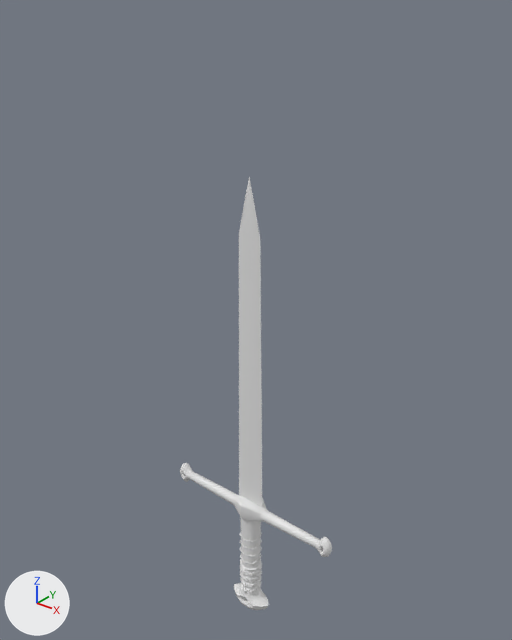
The FBX model wizcape/Assets/Models/Weapons/Sword/sword.fbx, before and after one commit.
Before and after are seen from a 50 mm camera at (1.063, -1.303, 1.559) aimed at (-0.027, 0.06, 0.715). Lighting does not change. The marker at lower left points along +X, +Y and +Z. Where no turn or scale is listed for an object, it has been applied to the vertices.

Script lines for the objects in view, before the commit:
```python
me_cylinder_002 = bpy.data.meshes.new('Cylinder.002')
me_cylinder_002.from_pydata(...)  # 1584 vertices, 1608 faces; spans x -0.288..0.288, y -0.048..0.048, z -0.286..1.127
# before: 189 (0.0, 0.0, 1.127) at pixel (249, 176), 190 (0.0, -0.005, 1.081) at pixel (248, 195), 191 (0.012, 0.0, 1.081) at pixel (252, 196), 192 (0.0, -0.005, 0.975) at pixel (248, 237), 193 (0.035, 0.0, 0.975) at pixel (260, 239)
# before: 717 (-0.012, 0.0, 1.081) at pixel (245, 194), 718 (-0.035, 0.0, 0.975) at pixel (238, 234), 1096 (0.0, 0.005, 1.081)
ob_sword = bpy.data.objects.new('Sword', me_cylinder_002)
ob_sword.location = (0.0, 0.0, 0.0)
```
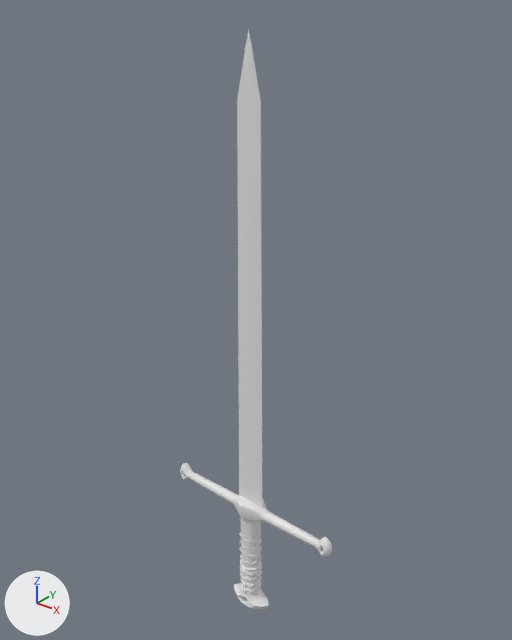
The newer file is also rescaled (x0.718) as a whole; pictures and numbers use the older file's frame.

Where the change shows, as pixel boxes [x1, y1, x2, y2] in the pictures (512 x 640 px; the box of a moved part takes in the faces that stretch with it):
'Sword', reshaped (34% taller): before [180, 178, 332, 610]; after [180, 29, 332, 610]
part 1 of me_cylinder_002, moved or reshaped: before [239, 178, 261, 387]; after [237, 29, 262, 387]

The change, as a diff of the scene's bpy script:
```diff
--- a/wizcape/Assets/Models/Weapons/Sword/sword.fbx.py
+++ b/wizcape/Assets/Models/Weapons/Sword/sword.fbx.py
@@ me_cylinder_002 @@
 me_cylinder_002.from_pydata(...)  # 1584 vertices, 1608 faces; spans x -0.288..0.288, y -0.048..0.048, z -0.286..1.127
 # used by ob_sword; location = (0.0, 0.0, 0.0)
-me_cylinder_002.vertices[1097].co = (0.0, 0.005, 0.975)
+# me_cylinder_002 part 1
+for i in [*range(189, 194), 717, 718, 1096]: me_cylinder_002.vertices[i].co += Vector((0.0, 0.0, 0.327))
+me_cylinder_002.vertices[1097].co = (0.0, 0.005, 1.298)
```
